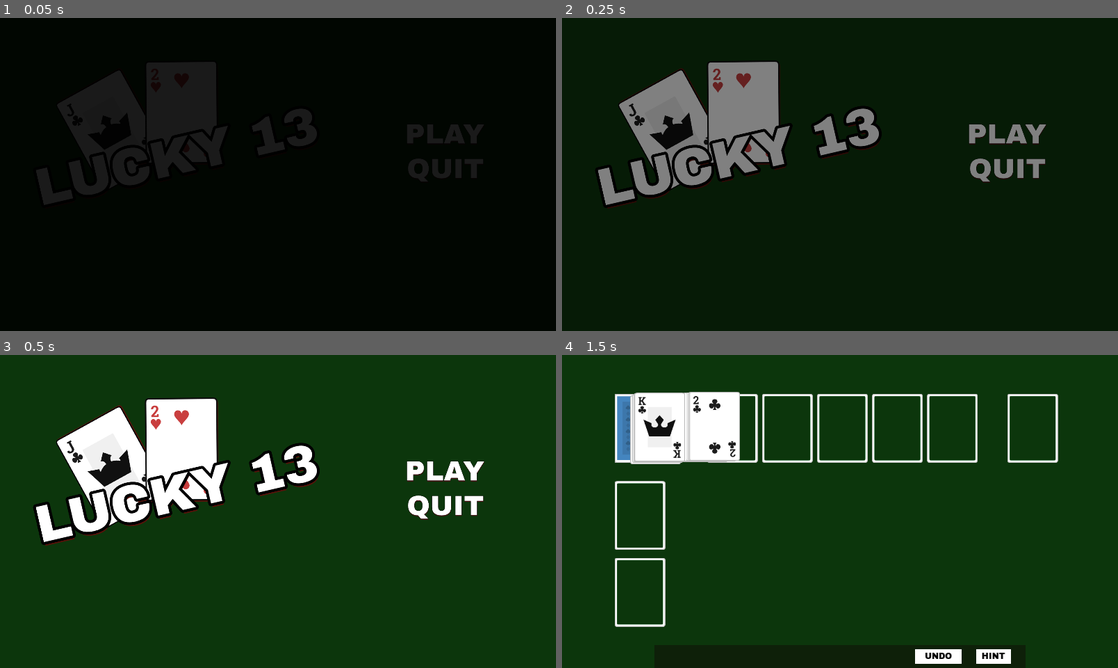
Above: before the commit, frames 1-4 (two rows, left to right).
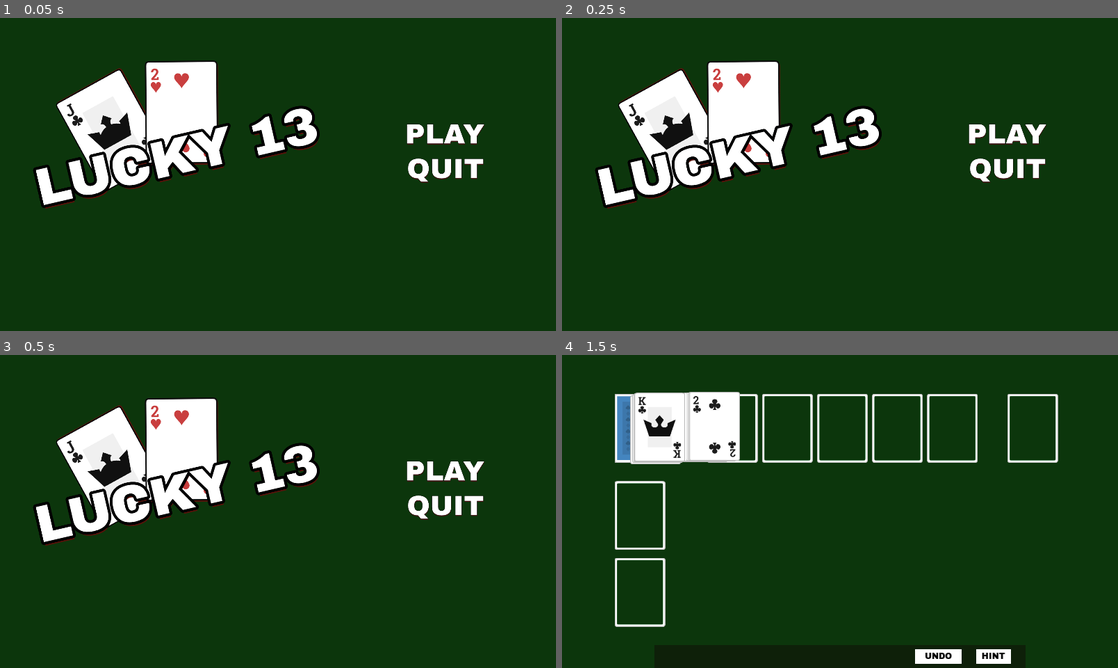
Above: after the commit, the same moments.

Repository: tcfitzgerald/lucky-13
Game: Godot game, scene res://Menus/MainMenu.tscn
The game is run twice, just before and just after one commit, with the same random seed, the same clock (stepped at 60 frames per second) and the same inputs.
Inputs (mouse positions are in pixels of both pictures, inside the frame that each line leads up to):
- Up to frame 1 (0.05 s): no input
- Up to frame 2 (0.25 s): no input
- Up to frame 3 (0.5 s): no input
- Up to frame 4 (1.5 s): click (1017, 470) at 0.5 s; click (639, 426) at 1.27 s

The runs differ from the first frame. In frame 1, 98% of the frame differs, in the area x 0-100%, y 0-100%; in frame 2, 97%; in frame 3, nothing differs; in frame 4, nothing differs.

Commit message:
Win and Gameover menus.

Diff:
--- a/Board/Board.gd
+++ b/Board/Board.gd
@@ -26,6 +26,11 @@
 onready var hint_line = $HintLine
 onready var hint_timer = $HintTimer
 
+onready var win_timer = $WinTimer
+onready var win_menu = $WinMenu
+onready var gameover_timer = $GameOverTimer
+onready var gameover_menu = $GameoverMenu
+
 var card_offset : int = 50
 export (Vector2) var start_card_offset = Vector2(150, 125)
 var tableau_count : int = 5
@@ -45,6 +50,8 @@
 
 	ui.connect("hint_button_pressed", self, "hint")
 	ui.connect("undo_button_pressed", self, "undo")
+
+	gameover_menu.connect("undo_last_move_button_clicked", self, "undo_last_move")
 
 	deck.build_deck()
 	deal()
@@ -274,6 +281,10 @@
 	else:
 		return
 
+func undo_last_move() -> void:
+	ui.layer = 1
+	undo()
+
 
 func hint() -> void:
 	var cards = get_board_matches()
@@ -281,7 +292,6 @@
 	if cards:
 
 		var card_set = cards.pop_front()
-		print(card_set)
 		if card_set.size() > 1:
 			if card_set[1].priority != 0 and card_set[0].priority != 1:
 				hint_line.add_point(Vector2(card_set[0].position.x + 70, card_set[0].position.y + 70))
@@ -310,11 +320,13 @@
 
 
 func win() -> void:
-	print("win")
+	ui.layer = -1
+	win_timer.start()
 	return
 
 func lose() -> void:
-	print("lose")
+	ui.layer = -1
+	gameover_timer.start()
 	return
 
 func gameover(status : String):
@@ -328,3 +340,11 @@
 
 func _on_HintTimer_timeout() -> void:
 	hint_line.clear_points()
+
+
+func _on_GameOverTimer_timeout() -> void:
+	gameover_menu.popup()
+
+
+func _on_WinTimer_timeout() -> void:
+	win_menu.popup()
--- a/Board/Board.tscn
+++ b/Board/Board.tscn
@@ -1,16 +1,20 @@
-[gd_scene load_steps=6 format=2]
+[gd_scene load_steps=8 format=2]
 
 [ext_resource path="res://Board/Board.gd" type="Script" id=1]
 [ext_resource path="res://Deck/Deck.tscn" type="PackedScene" id=2]
 [ext_resource path="res://Tableau/Tableau.tscn" type="PackedScene" id=3]
 [ext_resource path="res://Board/WastePile.tscn" type="PackedScene" id=4]
 [ext_resource path="res://Menus/UI.tscn" type="PackedScene" id=5]
+[ext_resource path="res://Menus/GameoverMenu.tscn" type="PackedScene" id=6]
+[ext_resource path="res://Menus/WinMenu.tscn" type="PackedScene" id=7]
 
 [node name="Board" type="Control"]
 anchor_right = 1.0
 anchor_bottom = 1.0
 mouse_filter = 1
 script = ExtResource( 1 )
+
+[node name="UI" parent="." instance=ExtResource( 5 )]
 
 [node name="MarginContainer" type="MarginContainer" parent="."]
 anchor_right = 1.0
@@ -54,7 +58,9 @@
 [node name="WastePile" parent="MarginContainer/CenterContainer" instance=ExtResource( 4 )]
 position = Vector2( 1538, 134 )
 
-[node name="UI" parent="." instance=ExtResource( 5 )]
+[node name="GameoverMenu" parent="." instance=ExtResource( 6 )]
+
+[node name="WinMenu" parent="." instance=ExtResource( 7 )]
 
 [node name="Tween" type="Tween" parent="."]
 
@@ -65,4 +71,14 @@
 [node name="HintTimer" type="Timer" parent="."]
 one_shot = true
 
+[node name="GameOverTimer" type="Timer" parent="."]
+wait_time = 2.0
+one_shot = true
+
+[node name="WinTimer" type="Timer" parent="."]
+wait_time = 2.0
+one_shot = true
+
 [connection signal="timeout" from="HintTimer" to="." method="_on_HintTimer_timeout"]
+[connection signal="timeout" from="GameOverTimer" to="." method="_on_GameOverTimer_timeout"]
+[connection signal="timeout" from="WinTimer" to="." method="_on_WinTimer_timeout"]
--- /dev/null
+++ b/Menus/GameoverMenu.gd
@@ -0,0 +1,21 @@
+extends Popup
+
+signal undo_last_move_button_clicked
+
+func _ready() -> void:
+	pass
+
+
+func _on_NewGameButton_pressed() -> void:
+# warning-ignore:return_value_discarded
+	get_tree().change_scene("res://Board/Board.tscn")
+
+
+func _on_MainMenuButton_pressed() -> void:
+# warning-ignore:return_value_discarded
+	get_tree().change_scene("res://Menus/MainMenu.tscn")
+
+
+func _on_UndoLastMoveButton_pressed() -> void:
+	hide()
+	emit_signal("undo_last_move_button_clicked")
--- a/Menus/GameoverMenu.tscn
+++ b/Menus/GameoverMenu.tscn
@@ -1,16 +1,20 @@
-[gd_scene load_steps=2 format=2]
+[gd_scene load_steps=4 format=2]
 
 [ext_resource path="res://Themes/ui_theme.tres" type="Theme" id=1]
+[ext_resource path="res://Themes/menu_theme.tres" type="Theme" id=2]
+[ext_resource path="res://Menus/GameoverMenu.gd" type="Script" id=3]
 
 [node name="GameoverMenu" type="Popup"]
 visible = true
 anchor_right = 1.0
 anchor_bottom = 1.0
+theme = ExtResource( 2 )
+script = ExtResource( 3 )
 
 [node name="ColorRect" type="ColorRect" parent="."]
 anchor_right = 1.0
 anchor_bottom = 1.0
-color = Color( 0.0666667, 0.0666667, 0.0666667, 1 )
+color = Color( 0.0666667, 0.0666667, 0.0666667, 0.92549 )
 
 [node name="CenterContainer" type="CenterContainer" parent="."]
 anchor_right = 1.0
@@ -18,31 +22,55 @@
 rect_min_size = Vector2( 1280, 720 )
 
 [node name="VBoxContainer" type="VBoxContainer" parent="CenterContainer"]
-margin_left = 254.0
-margin_top = 407.0
-margin_right = 1666.0
-margin_bottom = 673.0
+margin_left = 222.0
+margin_top = 175.0
+margin_right = 1698.0
+margin_bottom = 905.0
 custom_constants/separation = 20
 
-[node name="Label" type="Label" parent="CenterContainer/VBoxContainer"]
-margin_right = 1412.0
+[node name="NoMoreMovesLabel" type="Label" parent="CenterContainer/VBoxContainer"]
+margin_right = 1476.0
 margin_bottom = 106.0
 size_flags_vertical = 1
 theme = ExtResource( 1 )
-text = "BETTER LUCK NEXT TIME!"
+text = "NO MORE MOVES!"
+align = 1
+
+[node name="BetterLuckLabel" type="Label" parent="CenterContainer/VBoxContainer"]
+margin_top = 126.0
+margin_right = 1476.0
+margin_bottom = 232.0
+size_flags_vertical = 1
+theme = ExtResource( 1 )
+text = "BETTER LUCK NEXT TIME..."
+align = 1
 
 [node name="Control" type="Control" parent="CenterContainer/VBoxContainer"]
-margin_top = 126.0
-margin_right = 1412.0
-margin_bottom = 226.0
+margin_top = 252.0
+margin_right = 1476.0
+margin_bottom = 352.0
 rect_min_size = Vector2( 0, 100 )
 
-[node name="NewGameButton" type="TextureButton" parent="CenterContainer/VBoxContainer"]
-margin_top = 246.0
-margin_right = 1412.0
-margin_bottom = 246.0
+[node name="UndoLastMoveButton" type="Button" parent="CenterContainer/VBoxContainer"]
+margin_top = 372.0
+margin_right = 1476.0
+margin_bottom = 478.0
+text = "UNDO LAST MOVE"
 
-[node name="MainMenuButton" type="TextureButton" parent="CenterContainer/VBoxContainer"]
-margin_top = 266.0
-margin_right = 1412.0
-margin_bottom = 266.0
+[node name="NewGameButton" type="Button" parent="CenterContainer/VBoxContainer"]
+margin_top = 498.0
+margin_right = 1476.0
+margin_bottom = 604.0
+mouse_default_cursor_shape = 2
+text = "NEW GAME"
+
+[node name="MainMenuButton" type="Button" parent="CenterContainer/VBoxContainer"]
+margin_top = 624.0
+margin_right = 1476.0
+margin_bottom = 730.0
+mouse_default_cursor_shape = 2
+text = "MAIN MENU"
+
+[connection signal="pressed" from="CenterContainer/VBoxContainer/UndoLastMoveButton" to="." method="_on_UndoLastMoveButton_pressed"]
+[connection signal="pressed" from="CenterContainer/VBoxContainer/NewGameButton" to="." method="_on_NewGameButton_pressed"]
+[connection signal="pressed" from="CenterContainer/VBoxContainer/MainMenuButton" to="." method="_on_MainMenuButton_pressed"]
--- a/Menus/MainMenu.tscn
+++ b/Menus/MainMenu.tscn
@@ -85,6 +85,7 @@
 margin_bottom = 250.0
 
 [node name="SceneTransition" parent="." instance=ExtResource( 1 )]
+visible = false
 mouse_filter = 2
 next_scene_path = "res://Board/Board.tscn"
 
--- /dev/null
+++ b/Menus/WinMenu.gd
@@ -0,0 +1,15 @@
+extends Popup
+
+
+func _ready() -> void:
+	pass
+
+
+func _on_NewGameButton_pressed() -> void:
+# warning-ignore:return_value_discarded
+	get_tree().change_scene("res://Board/Board.tscn")
+
+
+func _on_MainMenuButton_pressed() -> void:
+# warning-ignore:return_value_discarded
+	get_tree().change_scene("res://Menus/MainMenu.tscn")
--- a/Menus/WinMenu.tscn
+++ b/Menus/WinMenu.tscn
@@ -1,11 +1,14 @@
-[gd_scene load_steps=2 format=2]
+[gd_scene load_steps=4 format=2]
 
 [ext_resource path="res://Themes/ui_theme.tres" type="Theme" id=1]
+[ext_resource path="res://Themes/menu_theme.tres" type="Theme" id=2]
+[ext_resource path="res://Menus/WinMenu.gd" type="Script" id=3]
 
 [node name="WinMenu" type="Popup"]
-visible = true
 anchor_right = 1.0
 anchor_bottom = 1.0
+theme = ExtResource( 2 )
+script = ExtResource( 3 )
 
 [node name="ColorRect" type="ColorRect" parent="."]
 anchor_right = 1.0
@@ -18,31 +21,39 @@
 rect_min_size = Vector2( 1280, 720 )
 
 [node name="VBoxContainer" type="VBoxContainer" parent="CenterContainer"]
-margin_left = 704.0
-margin_top = 407.0
-margin_right = 1216.0
-margin_bottom = 673.0
+margin_left = 642.0
+margin_top = 301.0
+margin_right = 1277.0
+margin_bottom = 779.0
 custom_constants/separation = 20
 
 [node name="Label" type="Label" parent="CenterContainer/VBoxContainer"]
-margin_right = 512.0
+margin_right = 635.0
 margin_bottom = 106.0
 size_flags_vertical = 1
 theme = ExtResource( 1 )
 text = "YOU WIN!"
+align = 1
 
 [node name="Control" type="Control" parent="CenterContainer/VBoxContainer"]
 margin_top = 126.0
-margin_right = 512.0
+margin_right = 635.0
 margin_bottom = 226.0
 rect_min_size = Vector2( 0, 100 )
 
-[node name="NewGameButton" type="TextureButton" parent="CenterContainer/VBoxContainer"]
+[node name="NewGameButton" type="Button" parent="CenterContainer/VBoxContainer"]
 margin_top = 246.0
-margin_right = 512.0
-margin_bottom = 246.0
+margin_right = 635.0
+margin_bottom = 352.0
+mouse_default_cursor_shape = 2
+text = "NEW GAME"
 
-[node name="MainMenuButton" type="TextureButton" parent="CenterContainer/VBoxContainer"]
-margin_top = 266.0
-margin_right = 512.0
-margin_bottom = 266.0
+[node name="MainMenuButton" type="Button" parent="CenterContainer/VBoxContainer"]
+margin_top = 372.0
+margin_right = 635.0
+margin_bottom = 478.0
+mouse_default_cursor_shape = 2
+text = "MAIN MENU"
+
+[connection signal="pressed" from="CenterContainer/VBoxContainer/NewGameButton" to="." method="_on_NewGameButton_pressed"]
+[connection signal="pressed" from="CenterContainer/VBoxContainer/MainMenuButton" to="." method="_on_MainMenuButton_pressed"]
--- /dev/null
+++ b/Themes/menu_button_styleboxempty.tres
@@ -0,0 +1,3 @@
+[gd_resource type="StyleBoxEmpty" format=2]
+
+[resource]
--- /dev/null
+++ b/Themes/menu_theme.tres
@@ -0,0 +1,25 @@
+[gd_resource type="Theme" load_steps=4 format=2]
+
+[ext_resource path="res://Themes/menu_button_styleboxempty.tres" type="StyleBox" id=1]
+
+[sub_resource type="DynamicFontData" id=1]
+font_path = "res://Themes/ArchivoBlack-Regular.ttf"
+
+[sub_resource type="DynamicFont" id=2]
+size = 96
+use_mipmaps = true
+use_filter = true
+font_data = SubResource( 1 )
+
+[resource]
+Button/colors/font_color = Color( 1, 1, 1, 1 )
+Button/colors/font_color_disabled = Color( 0.501961, 0.501961, 0.501961, 1 )
+Button/colors/font_color_focus = Color( 1, 1, 1, 1 )
+Button/colors/font_color_hover = Color( 0.733333, 0.733333, 0.733333, 1 )
+Button/colors/font_color_pressed = Color( 1, 1, 1, 1 )
+Button/fonts/font = SubResource( 2 )
+Button/styles/disabled = ExtResource( 1 )
+Button/styles/focus = ExtResource( 1 )
+Button/styles/hover = ExtResource( 1 )
+Button/styles/normal = ExtResource( 1 )
+Button/styles/pressed = ExtResource( 1 )
